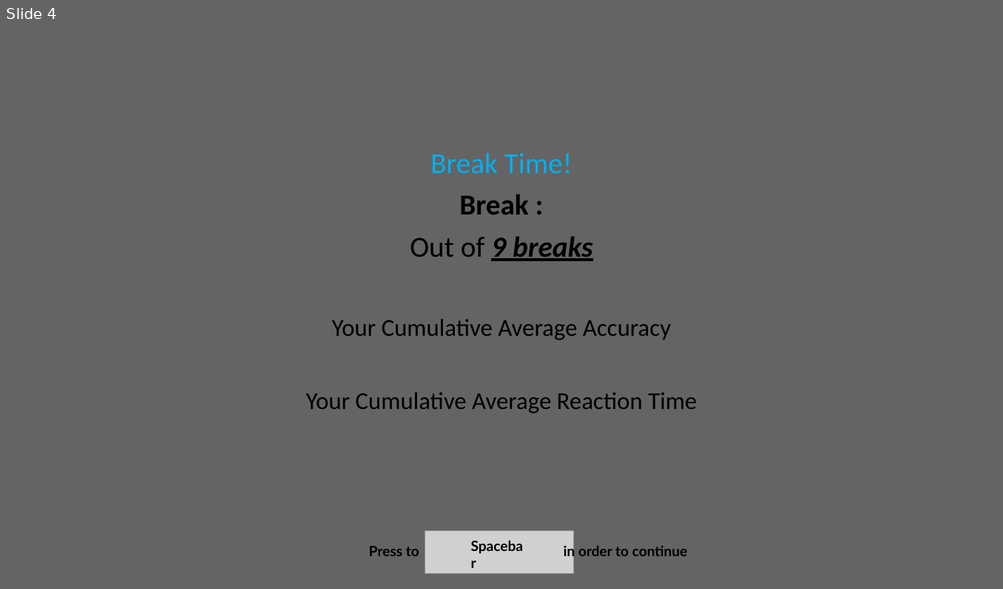
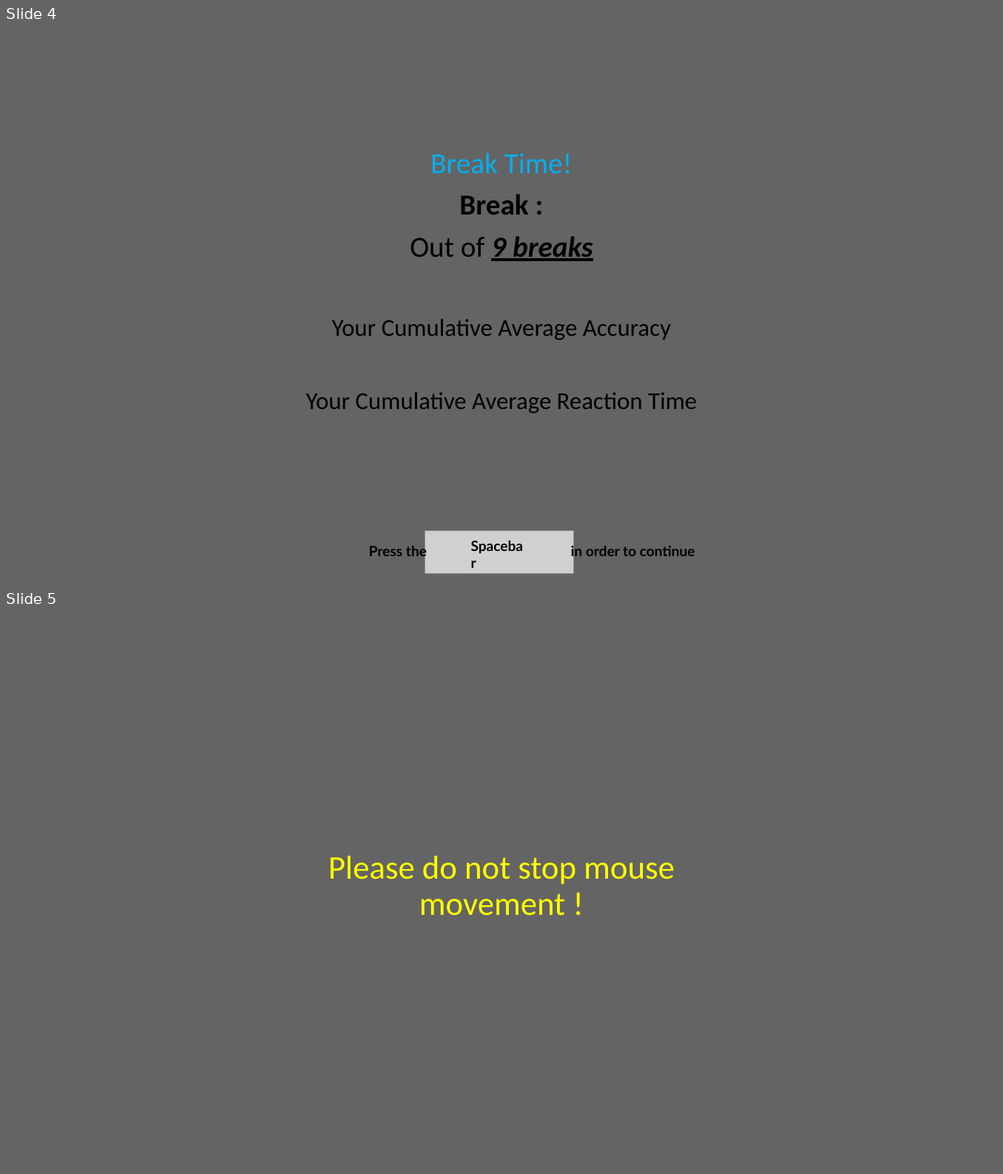
Before and after one commit to Ibrahim-V-Arslan/MT_Sequential_Effects, a slide deck: Squircle experiment/Instructions/Instruction Creator.pptx. Shown one above the other, each under a label of ours: slide 4 before the commit, slides 4 and 5 after it. The pictures are 1003x589 and 1003x1174 pixels, drawn with LibreOffice and Linux fonts; fonts in the diff are those of the drawing; grey boxes stand for pictures. Boxes give left, top, right and bottom in pixels: in the first picture for what was removed or moved away, otherwise in the second. Text is boxed around its words. In the diff, an @@ line names an element or a change of style, - is before the commit and + after.

```diff
--- a/Squircle experiment/Instructions/Instruction Creator.pptx
+++ b/Squircle experiment/Instructions/Instruction Creator.pptx
@@ slide 5 added at box(4, 611, 999, 1170), background #646464 @@
@@ text added at box(328, 856, 674, 916), 40 pt, text #FFFF00 @@
+Please do not stop mouse movement !
@@ slide 4 changed as well @@
@@ text at box(369, 545, 695, 560): text changed @@
-Press to in order to continue
+Press the in order to continue
```
Also in this commit, not shown: 4 other slides changed, 50 other files.
